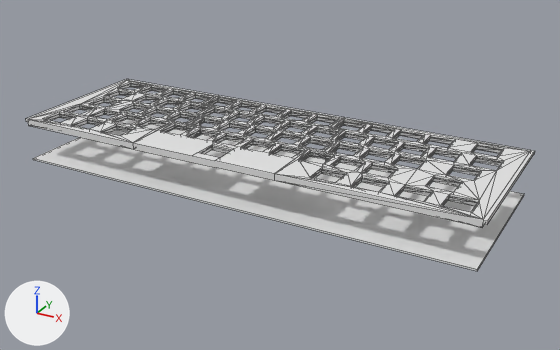
The Blender file design/keyboard.blend: old version first, new version second.
The view is the same before and after, from a camera (50 mm lens) standing at (223.0, -379.0, 168.0) and looking at (19.0, -9.0, -17.0). Lighting does not change. The marker at lower left points along +X, +Y and +Z. Mesh edges are drawn as thin lines.

Script lines for the objects in view, before the commit:
```python
me_cube = bpy.data.meshes.new('Cube')
me_cube.from_pydata(...)  # a box spanning x -2591.0..2591.0, y -873.0..873.0, z 0.0..18.0
me_part1 = bpy.data.meshes.new('Part1')
me_part1.from_pydata(...)  # 413 vertices, 883 faces; spans x -43.7..49.2, y -50.7..46.8, z -1.9..8.6
me_part2 = bpy.data.meshes.new('Part2')
me_part2.from_pydata(...)  # 534 vertices, 1087 faces; spans x -52.5..53.9, y -51.5..46.0, z -1.9..8.6
me_part3 = bpy.data.meshes.new('Part3')
me_part3.from_pydata(...)  # 461 vertices, 992 faces; spans x -60.8..55.2, y -50.3..47.2, z -1.9..8.6
ob_bottom_plate = bpy.data.objects.new('Bottom plate', me_cube)
ob_bottom_plate.location = (9.8, -9.4, -20.1)
ob_bottom_plate.scale = (0.0547, 0.0547, 0.0547)
ob_part1 = bpy.data.objects.new('Part1', me_part1)
ob_part1.location = (-90.2, -10.4, 4.9)
ob_part1.rotation_euler = (3.142, 0.0, 0.0)  # degrees (180, 0, 0)
ob_part2 = bpy.data.objects.new('Part2', me_part2)
ob_part2.location = (-2.4, -11.2, 4.9)
ob_part2.rotation_euler = (3.142, 0.0, 0.0)  # degrees (180, 0, 0)
ob_part3 = bpy.data.objects.new('Part3', me_part3)
ob_part3.location = (98.4, -10.0, 4.9)
ob_part3.rotation_euler = (3.142, 0.0, 0.0)  # degrees (180, 0, 0)
```
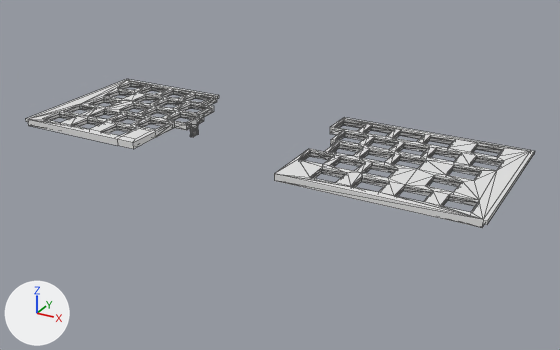
Commit message: Started making more space for space bar stabilizers

Where the change shows, as pixel boxes (x1, y1, x2, y2) in the pictures (560 x 350 px; the box of a moved part takes in the faces that stretch with it):
'Bottom plate', hidden
    before: (33, 119, 524, 271)
'Part2', hidden
    before: (133, 95, 344, 181)
part 1 of me_part1, moved or reshaped
    before: (28, 120, 173, 149)
    after: (28, 120, 174, 149)

Edits to the bpy script that builds the scene:
```text
Change me_part1:
    used by ob_part1; location = (-90.2, -10.4, 4.9); rotation_euler = (3.142, 0.0, 0.0), in degrees (180, 0, 0)
    remove me_part1.from_pydata(...)  # 413 vertices, 883 faces; spans x -43.7..49.2, y -50.7..46.8, z -1.9..8.6
    add me_part1.from_pydata(...)  # 440 vertices, 882 faces; spans x -43.7..49.2, y -50.7..46.8, z -1.9..8.6
    me_part1 part 1
    34 faces are deleted
    20 vertices are added at x 26.4..39.9, y 23.3..46.8, z -1.9..2.1
    7 new vertices lie (9.3, 0.0, 0.0) away from vertices in x 28.7, y 24.3..42.8, z -1.9..2.1
    33 new faces join them
Change ob_bottom_plate:
    add ob_bottom_plate.hide_viewport = True
Change ob_part2:
    add ob_part2.hide_viewport = True
```
